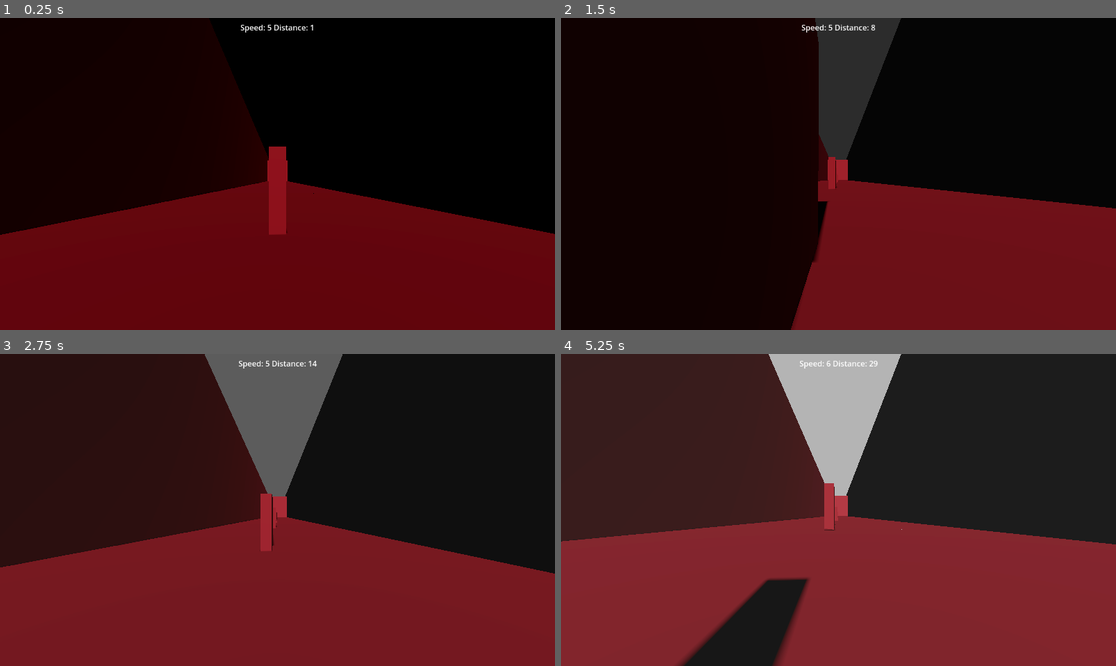
Above: before the commit, frames 1-4 (two rows, left to right).
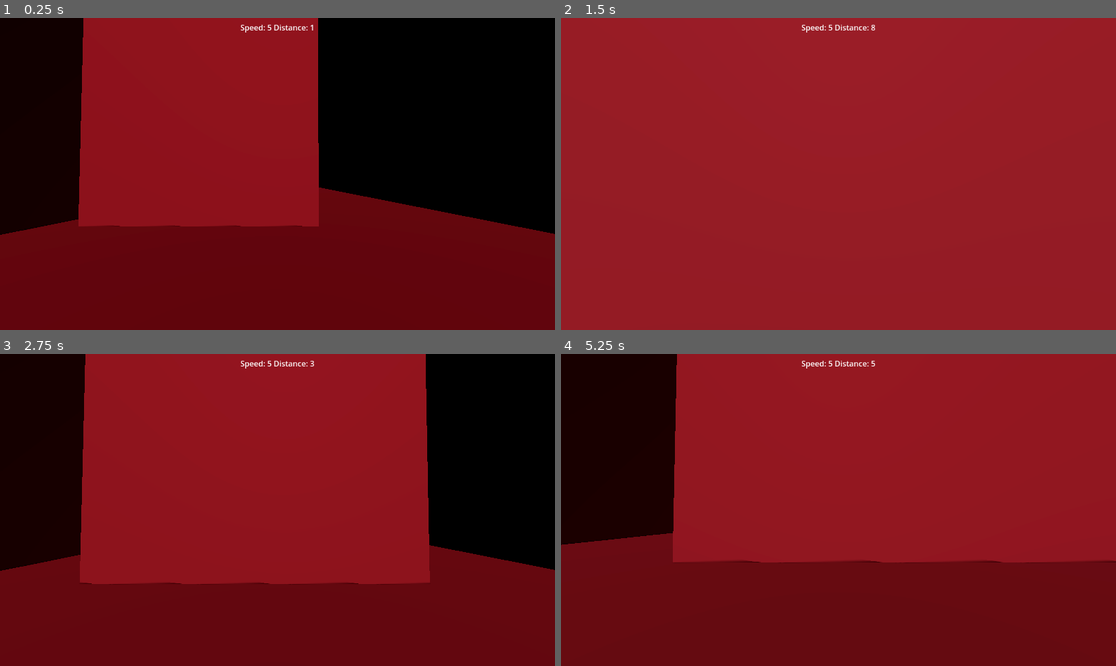
Above: after the commit, the same moments.

Repository: finalsabbath/3d-runner
Game: Godot game, scene res://scenes/world.tscn
Two runs of this game, one before a commit and one after it. Both use one fixed random seed, a clock stepped at 60 frames per second and the inputs below.
Inputs (mouse positions are in pixels of both pictures, inside the frame that each line leads up to):
- Up to frame 1 (0.25 s): no input
- Up to frame 2 (1.5 s): hold Right (move_right) 0.53-1.28 s; tap Ctrl (slide) at 0.6, 1.35 s; tap Space (jump) at 0.77 s; hold Down (ui_down) from 1.28 s (still down)
- Up to frame 3 (2.75 s): tap Space (jump) at 1.52 s; release Down (ui_down) at 2 s; click (255, 578) at 2 s, where only the run after the commit has a clickable "Try Again"
- Up to frame 4 (5.25 s): hold Right (move_right) 2.78-3.53 s; tap Ctrl (slide) at 2.85, 3.6, 5.1 s; hold Up (ui_up) 3.53-4.25 s; tap Space (jump) at 3.77 s; click (816, 578) at 4.25 s, where only the run after the commit has a clickable "Try Again"; hold Left (move_left) from 5.03 s (still down)

The runs differ from the first frame. In frame 1, 28% of the frame differs, in the area x 14-58%, y 0-70%; in frame 2, 100%, in the area x 0-100%, y 0-100%; in frame 3, 36%; in frame 4, 91%.

Commit message:
fixed barrier scene and added element of random placement

Diff:
--- a/3d-runner/globals/enums.gd
+++ b/3d-runner/globals/enums.gd
@@ -1,3 +1,4 @@
 extends Node
 
 enum TerrainType {PIT, NORMAL}
+enum ObstacleType {BARRIER, BOX}
--- /dev/null
+++ b/3d-runner/obstacle_script/barrier.gd
@@ -0,0 +1,3 @@
+extends Node3D
+
+@export var type = Enums.ObstacleType.BARRIER
--- a/3d-runner/obstacles/barrier.tscn
+++ b/3d-runner/obstacles/barrier.tscn
@@ -1,16 +1,22 @@
-[gd_scene load_steps=3 format=3 uid="uid://bmvwuudi0haha"]
+[gd_scene load_steps=4 format=3 uid="uid://bob7yquw52hvg"]
 
-[sub_resource type="BoxShape3D" id="BoxShape3D_bqxnk"]
-size = Vector3(0.5, 5, 3)
+[ext_resource type="Script" uid="uid://cdjnqj2wxbska" path="res://obstacle_script/barrier.gd" id="1_oh87s"]
+
+[sub_resource type="BoxShape3D" id="BoxShape3D_rrb2v"]
+size = Vector3(8, 10, 1)
 
 [sub_resource type="BoxMesh" id="BoxMesh_10aqq"]
-size = Vector3(0.5, 5, 3)
+size = Vector3(8, 10, 1)
 
-[node name="Barrier" type="StaticBody3D"]
+[node name="Barrier" type="Node3D" groups=["death_block"]]
+script = ExtResource("1_oh87s")
 
-[node name="CollisionShape3D" type="CollisionShape3D" parent="."]
-transform = Transform3D(1, 0, 0, 0, 1, 0, 0, 0, 1, -2.12789e-05, -0.0306504, 0)
-shape = SubResource("BoxShape3D_bqxnk")
+[node name="Barrier" type="StaticBody3D" parent="." groups=["death_block"]]
 
-[node name="MeshInstance3D" type="MeshInstance3D" parent="."]
+[node name="CollisionShape3D" type="CollisionShape3D" parent="Barrier" groups=["death_block"]]
+transform = Transform3D(1, 0, 0, 0, 1, 0, 0, 0, 1, 0, 5, 0)
+shape = SubResource("BoxShape3D_rrb2v")
+
+[node name="MeshInstance3D" type="MeshInstance3D" parent="Barrier" groups=["death_block"]]
+transform = Transform3D(1, 0, 0, 0, 1, 0, 0, 0, 1, 0, 5, 0)
 mesh = SubResource("BoxMesh_10aqq")
--- /dev/null
+++ b/3d-runner/old_terrain/barrier.tscn
@@ -0,0 +1,16 @@
+[gd_scene load_steps=3 format=3 uid="uid://bmvwuudi0haha"]
+
+[sub_resource type="BoxShape3D" id="BoxShape3D_bqxnk"]
+size = Vector3(0.5, 5, 3)
+
+[sub_resource type="BoxMesh" id="BoxMesh_10aqq"]
+size = Vector3(8, 10, 1)
+
+[node name="Barrier" type="StaticBody3D"]
+
+[node name="CollisionShape3D" type="CollisionShape3D" parent="."]
+transform = Transform3D(1, 0, 0, 0, 1, 0, 0, 0, 1, -2.12789e-05, -0.0306504, 0)
+shape = SubResource("BoxShape3D_bqxnk")
+
+[node name="MeshInstance3D" type="MeshInstance3D" parent="."]
+mesh = SubResource("BoxMesh_10aqq")
--- a/3d-runner/old_terrain/terrain_0.tscn
+++ b/3d-runner/old_terrain/terrain_0.tscn
@@ -1,7 +1,7 @@
 [gd_scene load_steps=6 format=3 uid="uid://0ve0hboy17ae"]
 
-[ext_resource type="PackedScene" uid="uid://d3fxu2yqfp32w" path="res://obstacles/block.tscn" id="1_yxq4g"]
-[ext_resource type="PackedScene" uid="uid://bmvwuudi0haha" path="res://obstacles/barrier.tscn" id="2_syp07"]
+[ext_resource type="PackedScene" uid="uid://d3fxu2yqfp32w" path="res://old_terrain/block.tscn" id="1_yxq4g"]
+[ext_resource type="PackedScene" uid="uid://bmvwuudi0haha" path="res://old_terrain/barrier.tscn" id="2_syp07"]
 
 [sub_resource type="StandardMaterial3D" id="StandardMaterial3D_10aqq"]
 albedo_color = Color(0.28485, 0.28485, 0.28485, 1)
--- a/3d-runner/scenes/player.gd
+++ b/3d-runner/scenes/player.gd
@@ -2,7 +2,7 @@
 
 const SLIDE_SCALE: float = 0.5
 
-@export var speed = 5.0
+@export var speed = 7.0
 @export var fall_acceleration = 75
 @export var jump_impulse = 20
 @onready var slide_timer: Timer = $Slide
--- a/3d-runner/scenes/terrain_controller.gd
+++ b/3d-runner/scenes/terrain_controller.gd
@@ -16,8 +16,6 @@
 @export_dir var terrian_blocks_path = "res://terrain_blocks"
 @export_dir var obstacles_path = "res://obstacles"
 
-## Obstacles
-var box_obstacle = load("res://obstacles/block.tscn")
 
 func _ready() -> void:
 	_load_terrain_scenes(terrian_blocks_path)
@@ -60,6 +58,7 @@
 
 func _add_obstacles(block: Node3D) -> void:
 	var new_obstacle = Obstacles.pick_random().instantiate()
+	new_obstacle.position.x = _get_obstacle_position(new_obstacle.type)
 	new_obstacle.add_to_group("death_blocks")
 	block.add_child(new_obstacle)
 
@@ -74,3 +73,11 @@
 	for scene_path in dir.get_files():
 		print("Loading obstacle scene: " + target_path + "/" + scene_path)
 		Obstacles.append(load(target_path + "/" + scene_path))
+
+func _get_obstacle_position(type) -> float:
+	var pos_x: float = 0
+	match type:
+		Enums.ObstacleType.BARRIER:
+			pos_x = randf_range(-4,4)
+
+	return pos_x
--- a/3d-runner/templates/obstacle_template.tscn
+++ b/3d-runner/templates/obstacle_template.tscn
@@ -1,10 +1,10 @@
 [gd_scene load_steps=3 format=3 uid="uid://cf3gdlhmo188"]
 
 [sub_resource type="BoxShape3D" id="BoxShape3D_rrb2v"]
-size = Vector3(1, 10, 1)
+size = Vector3(8, 10, 1)
 
 [sub_resource type="BoxMesh" id="BoxMesh_10aqq"]
-size = Vector3(0.5, 5, 3)
+size = Vector3(8, 10, 1)
 
 [node name="ObstacleTemplate" type="Node3D"]
 
@@ -15,4 +15,5 @@
 shape = SubResource("BoxShape3D_rrb2v")
 
 [node name="MeshInstance3D" type="MeshInstance3D" parent="Barrier"]
+transform = Transform3D(1, 0, 0, 0, 1, 0, 0, 0, 1, 0, 5, 0)
 mesh = SubResource("BoxMesh_10aqq")
Not shown, added: 3d-runner/obstacle_script/barrier.gd.uid
Renamed: 3d-runner/obstacles/block.tscn -> 3d-runner/old_terrain/block.tscn
